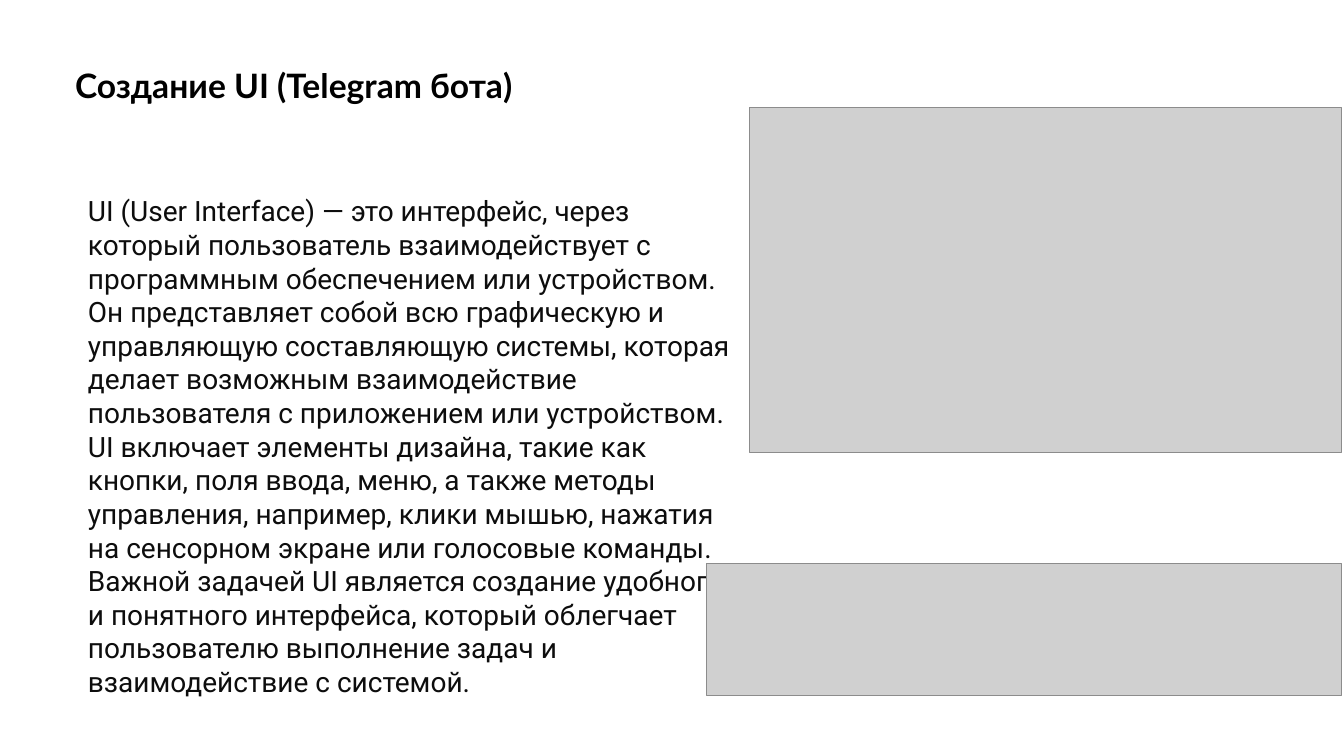
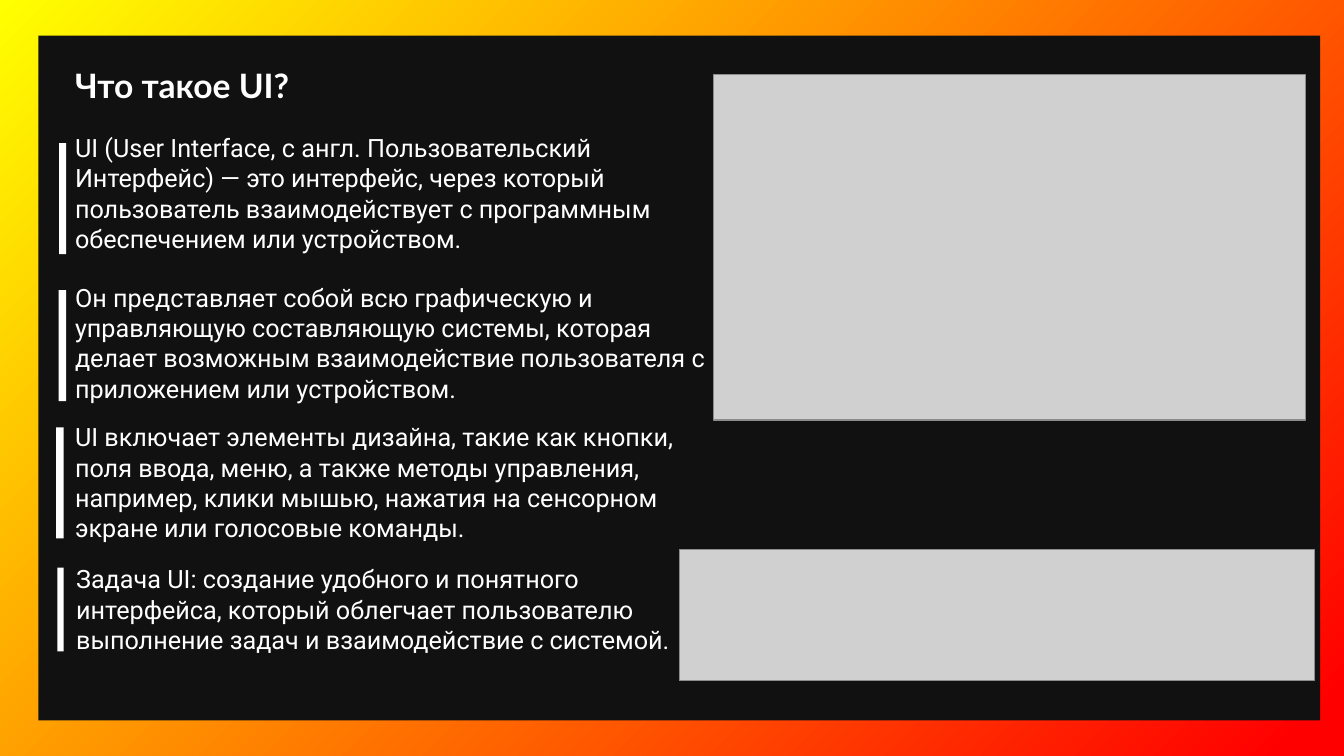
Before and after one commit to FFlop235/School_Project, a slide deck: slide 20 of Анализ оценок из Сетевого Города.pptx (slide 19 before the commit). Drawn at 1344x756 pixels with LibreOffice and Linux fonts; fonts in the diff are those of the drawing; grey boxes stand for pictures. Boxes give left, top, right and bottom in pixels: in the first picture for what was removed or moved away, otherwise in the second. Text is boxed around its words. In the diff, an @@ line names an element or a change of style, - is before the commit and + after.

```diff
--- a/Анализ оценок из Сетевого Города.pptx
+++ b/Анализ оценок из Сетевого Города.pptx
@@ background #FFFFFF to gradient #FF0000 to #FFFF00 @@
@@ rectangle added at box(38, 35, 1321, 720), fill #111111 @@
@@ text at box(75, 73, 289, 99): text changed; text colour #000000 to #FFFFFF @@
-Создание UI (Telegram бота)
+Что такое UI?
@@ picture: place and size @@
-picture at box(750, 107, 1342, 452)
+picture at box(714, 75, 1306, 419)
@@ rectangle added at box(59, 143, 67, 254), fill #FFFFFF @@
@@ text at box(75, 137, 651, 254): text changed; size 20 to 18 pt; text colour #0D0D0D to #FFFFFF @@
-UI (User Interface) — это интерфейс, через который пользователь взаимодействует с программным обеспечением или устройством. Он представляет собой всю графическую и управляющую составляющую системы, которая делает возможным взаимодействие пользователя с приложением или устройством. UI включает элементы дизайна, такие как кнопки, поля ввода, меню, а также методы управления, например, клики мышью, нажатия на сенсорном экране или голосовые команды. Важной задачей UI является создание удобного и понятного интерфейса, который облегчает пользователю выполнение задач и взаимодействие с системой.
+UI (User Interface, с англ. Пользовательский Интерфейс) — это интерфейс, через который пользователь взаимодействует с программным обеспечением или устройством.
@@ rectangle added at box(58, 290, 66, 401), fill #FFFFFF @@
@@ text added at box(75, 288, 705, 404), 18 pt, text #FFFFFF @@
+Он представляет собой всю графическую и управляющую составляющую системы, которая делает возможным взаимодействие пользователя с приложением или устройством.
@@ rectangle added at box(56, 427, 64, 538), fill #FFFFFF @@
@@ text added at box(75, 428, 673, 542), 18 pt, text #FFFFFF @@
+UI включает элементы дизайна, такие как кнопки, поля ввода, меню, а также методы управления, например, клики мышью, нажатия на сенсорном экране или голосовые команды..
@@ rectangle added at box(57, 568, 64, 651), fill #FFFFFF @@
@@ text added at box(76, 569, 670, 653), 18 pt, text #FFFFFF @@
+Задача UI: создание удобного и понятного интерфейса, который облегчает пользователю выполнение задач и взаимодействие с системой.
@@ picture: place and size @@
-picture at box(707, 564, 1342, 696)
+picture at box(680, 549, 1315, 682)
```
Also in this commit, not shown: 8 other slides changed, 4 slides added, 4 slides removed, 5 other files.
